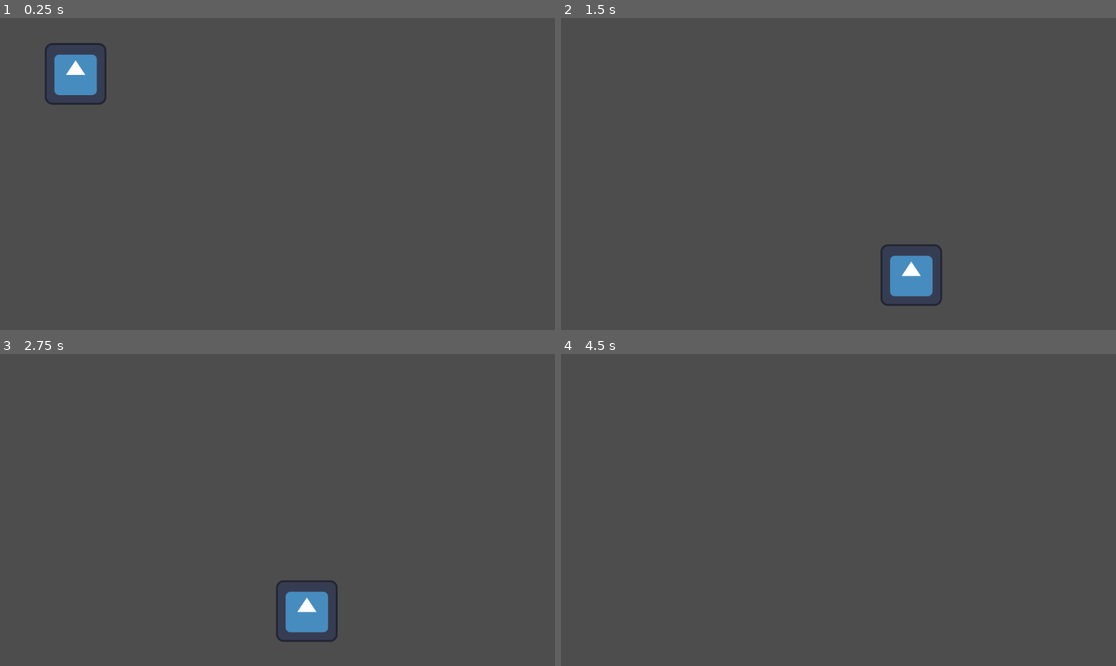
Above: before the commit, frames 1-4 (two rows, left to right).
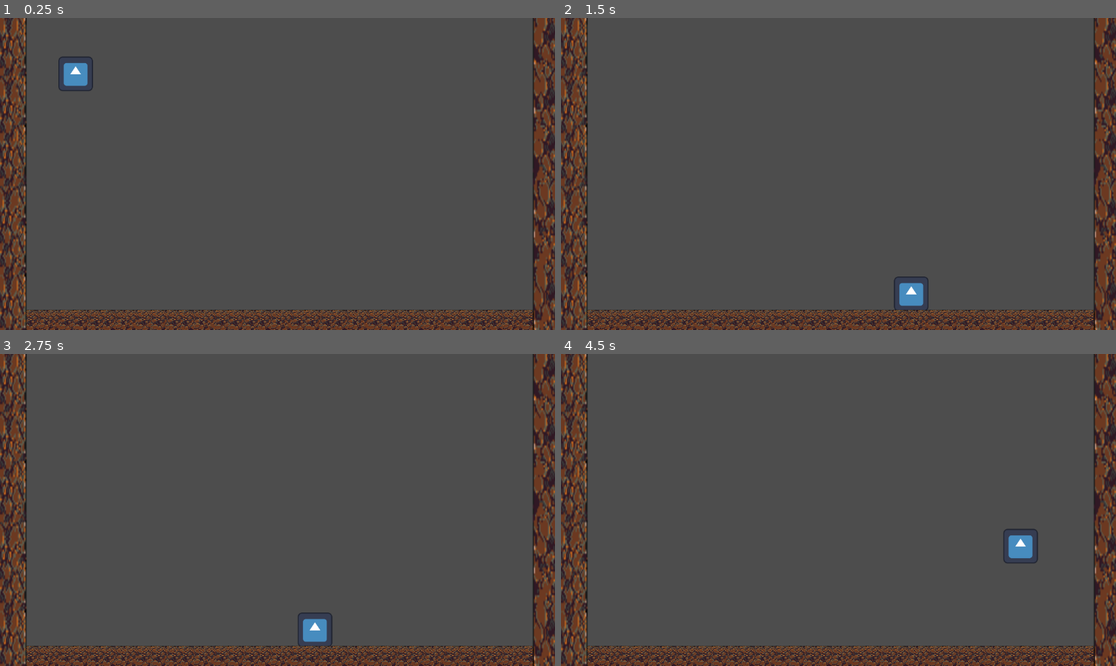
Above: after the commit, the same moments.

Repository: srrod92/MovimientoGodotRodGonzalez
Game: Godot game, scene res://main.tscn
Two runs of this game, one before a commit and one after it. Both use one fixed random seed, a clock stepped at 60 frames per second and the inputs below. The engine's default icon, where the game draws it, is replaced by a stand-in: a white triangle on a blue panel in a dark square.
Inputs:
- Up to frame 1 (0.25 s): no input
- Up to frame 2 (1.5 s): tap Enter (ui_accept) at 0.5, 0.6 s; hold Z (climb, bound only after the commit) 0.53-1.28 s; hold Right (right) from 0.53 s (still down); tap C (jump, bound only after the commit) at 0.77, 1.07 s; tap Z (climb, bound only after the commit) at 1.35 s
- Up to frame 3 (2.75 s): tap C (jump, bound only after the commit) at 1.52, 1.82, 2.3 s; tap X (dash, bound only after the commit) at 1.55, 2.1 s; release Right (right) at 2.03 s; hold Left (lefth) from 2.03 s (still down)
- Up to frame 4 (4.5 s): release Left (lefth) at 2.78 s; hold Right (right) 2.78-4.28 s; tap C (jump, bound only after the commit) at 2.85, 3.02, 3.32, 3.77, 4.07 s; tap Enter (ui_accept) at 3.05, 3.6, 4.25 s; hold Z (climb, bound only after the commit) 3.53-4.28 s; hold Left (lefth) from 4.28 s (still down); tap Z (climb, bound only after the commit) at 4.35 s

The runs differ from the first frame. In frame 1, 13% of the frame differs, in the area x 0-100%, y 0-100%; in frame 2, 13%; in frame 3, 13%; in frame 4, 12%.

Commit message:
Terminado
Pude terminar al fin.

Diff:
--- a/main.tscn
+++ b/main.tscn
@@ -1,19 +1,81 @@
-[gd_scene load_steps=3 format=3 uid="uid://bwc73k66kr47k"]
+[gd_scene load_steps=7 format=3 uid="uid://bwc73k66kr47k"]
 
 [ext_resource type="PackedScene" uid="uid://bgusr3jw00kpq" path="res://mc.tscn" id="1_fwwq2"]
+[ext_resource type="Texture2D" uid="uid://cs6xx78xhtuyu" path="res://ground.png" id="2_iige1"]
+[ext_resource type="PackedScene" uid="uid://4j5ngo5pimnc" path="res://wall.tscn" id="3_6odfl"]
 
 [sub_resource type="RectangleShape2D" id="RectangleShape2D_wvhrq"]
-size = Vector2(1367.5, 126)
+size = Vector2(1186.75, 126)
+
+[sub_resource type="RectangleShape2D" id="RectangleShape2D_4xpgb"]
+size = Vector2(85, 671.5)
+
+[sub_resource type="RectangleShape2D" id="RectangleShape2D_5ryvo"]
+size = Vector2(108, 667)
 
 [node name="Main" type="Node2D"]
 
 [node name="MC" parent="." instance=ExtResource("1_fwwq2")]
 position = Vector2(157, 66)
+scale = Vector2(0.56, 0.56)
 
 [node name="Floor" type="StaticBody2D" parent="."]
 
 [node name="CollisionShape2D" type="CollisionShape2D" parent="Floor"]
-position = Vector2(581, 656)
+position = Vector2(585, 669)
 shape = SubResource("RectangleShape2D_wvhrq")
 
 [node name="Sprite2D" type="Sprite2D" parent="Floor"]
+position = Vector2(66, 630)
+texture = ExtResource("2_iige1")
+
+[node name="Sprite2D2" type="Sprite2D" parent="Floor"]
+position = Vector2(226, 630)
+texture = ExtResource("2_iige1")
+
+[node name="Sprite2D3" type="Sprite2D" parent="Floor"]
+position = Vector2(388, 630)
+texture = ExtResource("2_iige1")
+
+[node name="Sprite2D4" type="Sprite2D" parent="Floor"]
+position = Vector2(548, 630)
+texture = ExtResource("2_iige1")
+
+[node name="Sprite2D5" type="Sprite2D" parent="Floor"]
+position = Vector2(707, 630)
+texture = ExtResource("2_iige1")
+
+[node name="Sprite2D6" type="Sprite2D" parent="Floor"]
+position = Vector2(866, 630)
+texture = ExtResource("2_iige1")
+
+[node name="Sprite2D7" type="Sprite2D" parent="Floor"]
+position = Vector2(1029, 630)
+texture = ExtResource("2_iige1")
+
+[node name="Sprite2D8" type="Sprite2D" parent="Floor"]
+position = Vector2(1182, 630)
+texture = ExtResource("2_iige1")
+
+[node name="Wall" parent="." groups=["pared"] instance=ExtResource("3_6odfl")]
+position = Vector2(-182, 6)
+
+[node name="Area2D2" type="Area2D" parent="Wall"]
+
+[node name="CollisionShape2D" type="CollisionShape2D" parent="Wall/Area2D2"]
+position = Vector2(203, 313.75)
+shape = SubResource("RectangleShape2D_4xpgb")
+
+[node name="Wall2" parent="." groups=["pared"] instance=ExtResource("3_6odfl")]
+position = Vector2(968, -10)
+
+[node name="Area2D2" type="Area2D" parent="Wall2"]
+
+[node name="CollisionShape2D" type="CollisionShape2D" parent="Wall2/Area2D2"]
+position = Vector2(185, 319)
+shape = SubResource("RectangleShape2D_5ryvo")
+
+[connection signal="body_entered" from="Wall/Area2D2" to="MC" method="_on_area_2d_2_body_entered"]
+[connection signal="body_exited" from="Wall/Area2D2" to="MC" method="_on_area_2d_2_body_exited"]
+[connection signal="body_entered" from="Wall2/Area2D2" to="MC" method="_on_area_2d_2_body_entered"]
+[connection signal="body_exited" from="Wall2/Area2D2" to="MC" method="_on_area_2d_2_body_exited"]
--- a/mc.gd
+++ b/mc.gd
@@ -2,54 +2,151 @@
 
 
 const SPEED = 600.0
-const JUMP_VELOCITY = -800.0
+const JUMP_VELOCITY = 800.0
+const DASH_VELOCITY = 1000.0
+const TIMETOFALL = 3
+var timeToFall = TIMETOFALL
 var canDash = true
+var isDashing =false
+var canJump = true
+var canClimb1 = false
+var canClimb2 = false
+var canClimb = false
+var isCliming = false
 
-# Get the gravity from the project settings to be synced with RigidBody nodes.
-var gravity = ProjectSettings.get_setting("physics/2d/default_gravity")
-
-
-func _physics_process(delta):
-	# Add the gravity.
-	if not is_on_floor():
-		velocity.y += gravity*delta
-
-	# Handle Jump.
-	if Input.is_action_just_pressed("ui_accept") and is_on_floor():
-		velocity.y = JUMP_VELOCITY
+const TIMEDASHING = 0.3
+var timeDashing = TIMEDASHING
 
 
 
-	if Input.is_action_just_pressed("ui_accept") and not is_on_floor() and (canDash) and Input.is_action_just_pressed("ui_left"):
-		velocity = Vector2.ZERO
-		velocity.x = (JUMP_VELOCITY*1.5)*-1
-		canDash = false
-
-	if Input.is_action_just_pressed("ui_accept") and (not is_on_floor()) and (canDash) and Input.is_action_just_pressed("ui_right"):
-		velocity = Vector2.ZERO
-		velocity.x = (JUMP_VELOCITY*1.5)
-		canDash = false
-
-	if Input.is_action_just_pressed("ui_accept") and (not is_on_floor()) and (canDash) and Input.is_action_just_pressed("ui_up"):
-		velocity = Vector2.ZERO
-		velocity.y = (JUMP_VELOCITY*1.5)*-1
-		canDash = false
-
-	if Input.is_action_just_pressed("ui_accept") and (not is_on_floor()) and (canDash) and Input.is_action_just_pressed("ui_down"):
-		velocity = Vector2.ZERO
-		velocity.x = (JUMP_VELOCITY*1.5)
-		canDash = false
-
-	if (not canDash) and is_on_floor():
-		canDash = true
 
 
-	# Get the input direction and handle the movement/deceleration.
-	# As good practice, you should replace UI actions with custom gameplay actions.
-	var direction = Input.get_axis("ui_left", "ui_right")
-	if direction:
-		velocity.x = direction * SPEED
+var gravity = ProjectSettings.get_setting("physics/2d/default_gravity")
+func _ready():
+	canDash = true
+	isDashing =false
+	canJump = true
+	canClimb1 = false
+	canClimb2 = false
+	canClimb = false
+	isCliming = false
+
+func _physics_process(delta):
+
+	if isDashing:  #distancia/tiempo del dash
+		timeDashing -= delta
+
+		if timeDashing < 0:
+			isDashing = false
+			timeDashing = TIMEDASHING
+			print("el Timer del dash anda")
+
+	if isCliming:   #cansancio al escalar
+		timeToFall-=delta
+		print(timeToFall)
+		print(isCliming)
+		if timeToFall < 0:
+			canClimb1 = false
+			isCliming = false
+			print("se canso")
+
+	if canClimb1 and canClimb2:   #Si las dos variables de escalar son verdaderas puede escalar
+		canClimb = true
 	else:
-		velocity.x = move_toward(velocity.x, 0, SPEED)
+		canClimb = false
+
+
+	if not is_on_floor() and not isCliming :  #gravedad
+		velocity.y += gravity*delta
+
+	else: #se reinicia la habilidad de scalar, de saltar
+		canDash = true
+		canJump = true
+		canClimb1 = true
+		if is_on_floor(): #Reinicia el cansancio solo al tocar el suelo
+			timeToFall=TIMETOFALL
+
+	if canClimb and Input.is_action_pressed("climb") and not isDashing:  # si puede escalar y apreta el boton de escalar esta escalando
+		isCliming = true
+	else: # si no, no esta escalando
+		isCliming = false
+
+	if Input.is_action_just_pressed("jump") and canJump:  # salto
+		velocity.y -= JUMP_VELOCITY
+		canJump = false
+
+
+	if Input.is_action_pressed("right"):  #movimiento a la derecha
+		position.x += SPEED*delta
+
+	if (not Input.is_action_pressed("right") or not Input.is_action_pressed("lefth")) and not isDashing: # si no apreta las teclas de movimiento lateral y no dashea detiene la fuerza en el eje x
+		velocity.x = 0
+
+	if isCliming and (not Input.is_action_pressed("down") or not Input.is_action_pressed("up")): # si esta escalando pero no apreta arriba o abajo detiene todas las fuerzas en el eje y
+		velocity.y =0
+
+	if Input.is_action_pressed("lefth") and not isDashing:  # si no esta dasheando y apreta izquierda se mueve
+		position.x -= SPEED*delta
+
+	if Input.is_action_pressed("up")and isCliming: #si apreta arriba y esta escalando sube
+		position.y -= (SPEED/2)*delta
+
+	if Input.is_action_pressed("down") and isCliming:  #si se apreta abajo y esta escalando baja
+		position.y += (SPEED/2)*delta
+
+
+
+	if Input.is_action_just_pressed("dash") and canDash and not isDashing:   #chequea si puede dashear al presionar el boton de dash
+		if Input.is_action_pressed("lefth") and Input.is_action_pressed("up")and not isDashing:  #dash para arriba izquierda
+			velocity.x -= DASH_VELOCITY/1.5
+			velocity.y -= DASH_VELOCITY/1.5
+			canDash = false
+			isDashing = true
+			print("Dashea en diagonal izquierda")
+
+		if Input.is_action_pressed("right") and Input.is_action_pressed("up")and not isDashing:  #dash para arriba izquierda
+					velocity.x += DASH_VELOCITY/1.5
+					velocity.y -= DASH_VELOCITY/1.5
+					canDash = false
+					isDashing = true
+
+		if Input.is_action_pressed("lefth") and not isDashing:  #Dash para la izquierda
+			velocity.x -= DASH_VELOCITY
+			canDash = false
+			isDashing = true
+			print("dashea a la izquierda")
+
+		if Input.is_action_pressed("right") and not isDashing:  #Dash para la derecha
+			velocity.x += DASH_VELOCITY
+			canDash = false
+			isDashing = true
+			print("Dashea para la derecha")
+
+
+		if Input.is_action_pressed("up")and not isDashing:  #Dash para arriba
+			velocity.y -=DASH_VELOCITY
+			canDash = false
+			isDashing = true
+
+		if Input.is_action_pressed("down")and not isDashing:  #Dash para abajo
+			velocity.y += DASH_VELOCITY
+			canDash = false
+			isDashing = true
+
+
+
+
 
 	move_and_slide()
+
+
+
+func _on_area_2d_2_body_entered(body): #Modifica la segunda variable de escalar/ hace que escalar sea posible
+	canClimb2 = true
+
+
+
+
+
+func _on_area_2d_2_body_exited(body): #modifica la segunda variable de escalar/ hace que escalar no sea posible
+	canClimb2 = false
--- a/project.godot
+++ b/project.godot
@@ -37,6 +37,21 @@
 "events": [Object(InputEventKey,"resource_local_to_scene":false,"resource_name":"","device":0,"window_id":0,"alt_presse …(181 unchanged characters)…
 ]
 }
+jump={
+"deadzone": 0.5,
+"events": [Object(InputEventKey,"resource_local_to_scene":false,"resource_name":"","device":0,"window_id":0,"alt_pressed":false,"shift_pressed":false,"ctrl_pressed":false,"meta_pressed":false,"pressed":false,"keycode":0,"physical_keycode":67,"key_label":0,"unicode":0,"echo":false,"script":null)
+]
+}
+dash={
+"deadzone": 0.5,
+"events": [Object(InputEventKey,"resource_local_to_scene":false,"resource_name":"","device":-1,"window_id":0,"alt_pressed":false,"shift_pressed":false,"ctrl_pressed":false,"meta_pressed":false,"pressed":false,"keycode":0,"physical_keycode":88,"key_label":0,"unicode":120,"echo":false,"script":null)
+]
+}
+climb={
+"deadzone": 0.5,
+"events": [Object(InputEventKey,"resource_local_to_scene":false,"resource_name":"","device":-1,"window_id":0,"alt_pressed":false,"shift_pressed":false,"ctrl_pressed":false,"meta_pressed":false,"pressed":false,"keycode":0,"physical_keycode":90,"key_label":0,"unicode":122,"echo":false,"script":null)
+]
+}
 
 [physics]
 
--- /dev/null
+++ b/wall.tscn
@@ -0,0 +1,28 @@
+[gd_scene load_steps=4 format=3 uid="uid://4j5ngo5pimnc"]
+
+[ext_resource type="Texture2D" uid="uid://cs6xx78xhtuyu" path="res://ground.png" id="1_jf7sq"]
+
+[sub_resource type="RectangleShape2D" id="RectangleShape2D_yldi0"]
+size = Vector2(106.5, 722)
+
+[sub_resource type="RectangleShape2D" id="RectangleShape2D_tbm3w"]
+size = Vector2(95, 704)
+
+[node name="Wall" type="StaticBody2D"]
+position = Vector2(-166, 10)
+
+[node name="Sprite2D" type="Sprite2D" parent="."]
+position = Vector2(183, 286)
+rotation = 1.5708
+scale = Vector2(4.08809, 2.25011)
+texture = ExtResource("1_jf7sq")
+
+[node name="Area2D" type="Area2D" parent="."]
+
+[node name="CollisionShape2D" type="CollisionShape2D" parent="Area2D"]
+position = Vector2(193.75, 342)
+shape = SubResource("RectangleShape2D_yldi0")
+
+[node name="CollisionShape2D" type="CollisionShape2D" parent="."]
+position = Vector2(187.5, 336)
+shape = SubResource("RectangleShape2D_tbm3w")
Binary file added: ground.png
Not shown, added: ground.png.import
